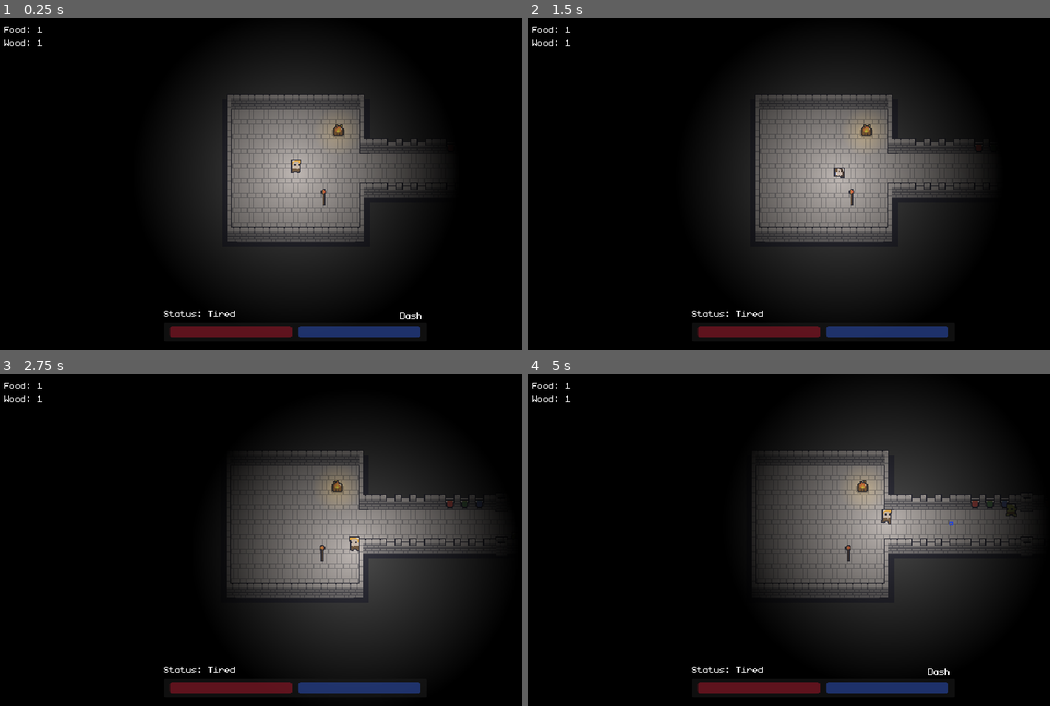
Above: before the commit, frames 1-4 (two rows, left to right).
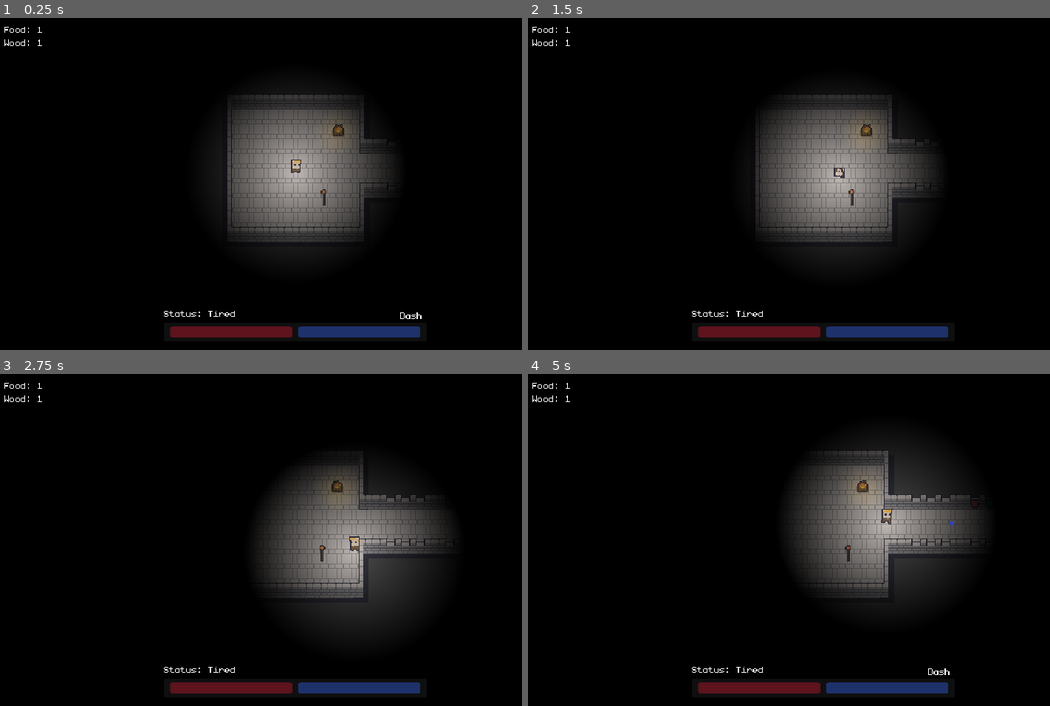
Above: after the commit, the same moments.

Repository: qmarsala/DeliciousDungeon
Game: Godot game, scene res://scenes/levels/dungeon.tscn
Two runs of this game, one before a commit and one after it. Both use one fixed random seed, a clock stepped at 60 frames per second and the inputs below. This scene is started directly instead of the project's main scene.
Inputs (mouse positions are in pixels of both pictures, inside the frame that each line leads up to):
- Up to frame 1 (0.25 s): no input
- Up to frame 2 (1.5 s): move the mouse to (794, 250) at 0.52 s; tap Q (basic_attack) at 0.6 s; tap Enter at 1.25 s; move the mouse to (997, 233) at 1.27 s; right-click (997, 233) at 1.35 s
- Up to frame 3 (2.75 s): move the mouse to (114, 490) at 2.02 s; tap W (heavy_attack) at 2.1 s
- Up to frame 4 (5 s): move the mouse to (851, 540) at 2.77 s; tap E (interact) at 2.85 s; tap Space at 3.5 s; move the mouse to (731, 457) at 3.52 s; press the mouse at (731, 457) at 3.53 s; move the mouse to (950, 523) at 4.27 s; release the mouse at (950, 523) at 4.28 s; tap Q (basic_attack) at 4.35 s

The runs differ from the first frame. In frame 1, 10% of the frame differs, in the area x 35-85%, y 13-81%; in frame 2, 11%; in frame 3, 12%; in frame 4, 12%, in the area x 42-97%, y 11-79%.

Commit message:
improve shader

Diff:
--- a/src/assets/fog.gdshader
+++ b/src/assets/fog.gdshader
@@ -7,9 +7,5 @@
 void fragment() {
     COLOR.rgb = color;
     float distance_to_center = distance(UV, origin);
-	if (distance_to_center < radius){
-		COLOR.a = distance_to_center * 4.5;
-	}else{
-		COLOR.a = distance_to_center * 3.5 + distance_to_center;
-	}
+	COLOR.a = clamp(distance_to_center / radius, 0, 1);
 }
